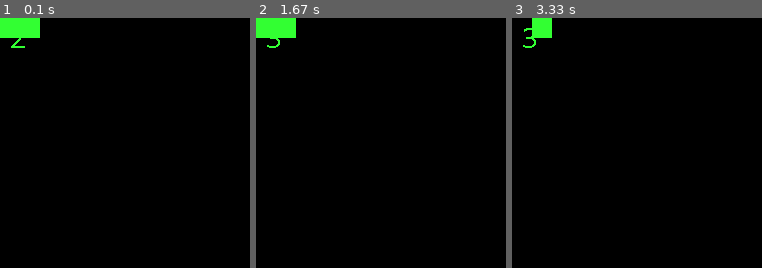
Above: before the commit, frames 1-3 (left to right).
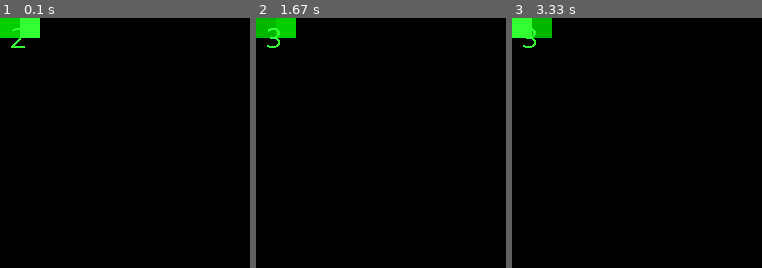
Above: after the commit, the same moments.

Repository: Renderhaf/PygameSimpleSnake
Game: pygame game, started from Snake.py
The game is run twice, just before and just after one commit, with the same random seed, the same clock (stepped at 60 frames per second) and the same inputs.
Inputs:
- Up to frame 1 (0.1 s): no input
- Up to frame 2 (1.67 s): tap W at 0.33 s; hold Right 0.67-1.13 s; hold Up 1.17-1.63 s
- Up to frame 3 (3.33 s): hold S 2.17-2.7 s; hold Left 2.17-2.7 s
The pictures show only the part of the screen within x 0-50%, y 0-50%; the shares and areas given below are measured in that part.

The runs differ from the first frame. In frame 1, 0.6% of the frame differs, in the area x 0-8%, y 0-8%; in frame 2, 1.2%, in the area x 0-16%, y 0-8%; in frame 3, 1.2%.

Commit message:
Some awesome updates

Diff:
--- a/Snake.py
+++ b/Snake.py
@@ -23,7 +23,9 @@
 xspeed = 1
 yspeed = 0
 snakeLocation = [0,0]
-IS_FADE = False
+
+#Makes the snake fade (And be cooler)
+IS_FADE = True
 
 #Defining colors
 BACKGROUND = (0,0,0)
@@ -51,16 +53,16 @@
 def keyDown(key):
     x = 0
     y = 0
-    if key == pygame.K_w:
+    if key == pygame.K_w or key == pygame.K_UP:
         x = 0
         y = -1
-    if key == pygame.K_s:
+    if key == pygame.K_s or key == pygame.K_DOWN:
         x = 0
         y = 1
-    if key == pygame.K_a:
+    if key == pygame.K_a or key == pygame.K_LEFT:
         x = -1
         y = 0
-    if key == pygame.K_d:
+    if key == pygame.K_d or key == pygame.K_RIGHT:
         x = 1
         y = 0
     return [x,y]
